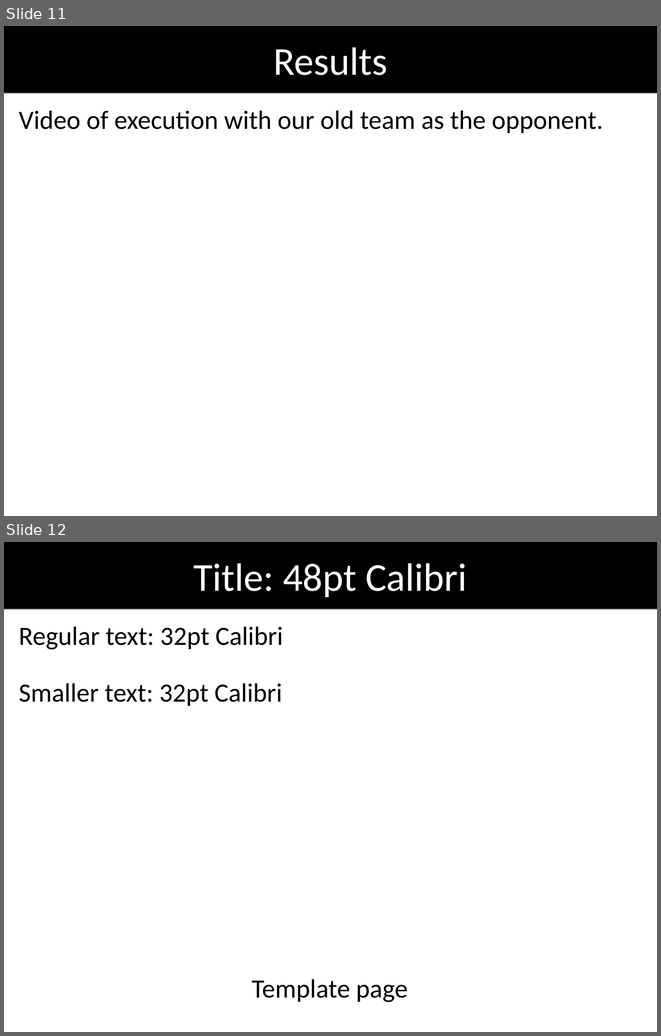
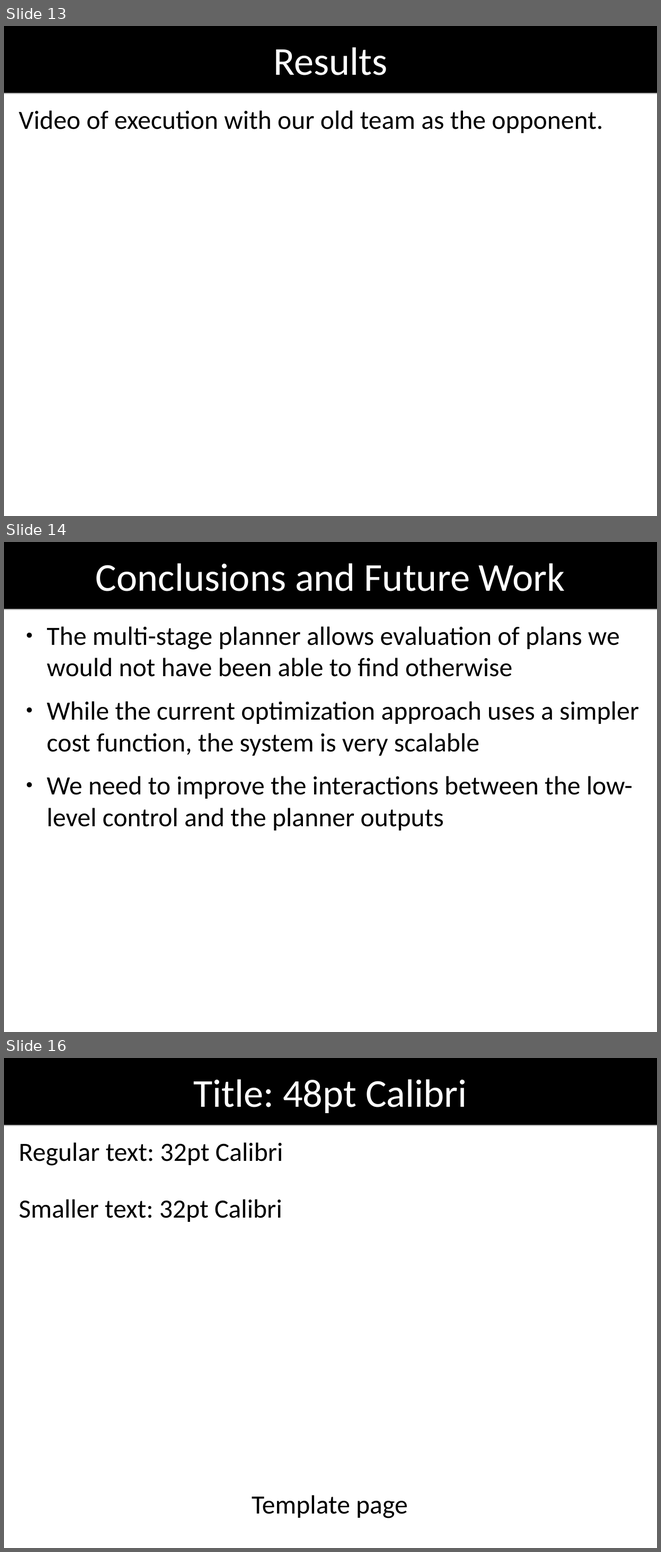
Before and after one commit to oarslan3/gt-cs-rip-projects, a slide deck: final/finalPresentation.odp. Shown one above the other, each under a label of ours: slides 11 and 12 before the commit, slides 13, 14 and 16 after it; the slides between them are not shown. The pictures are 661x1036 and 661x1552 pixels, drawn with LibreOffice and Linux fonts; fonts in the diff are those of the drawing. Boxes give left, top, right and bottom in pixels: in the first picture for what was removed or moved away, otherwise in the second. Text is boxed around its words. In the diff, an @@ line names an element or a change of style, - is before the commit and + after.

```diff
--- a/final/finalPresentation.odp
+++ b/final/finalPresentation.odp
@@ slide 14 added at box(4, 542, 657, 1032), background #FFFFFF @@
@@ title added at box(4, 542, 657, 608), fill #000000, 48 pt, text #FFFFFF @@
+Conclusions and Future Work
@@ text added at box(47, 626, 639, 830), 32 pt, text #000000 @@
+● The multi-stage planner allows evaluation of plans we would not have been able to find otherwise
+● While the current optimization approach uses a simpler cost function, the system is very scalable
+● We need to improve the interactions between the low-level control and the planner outputs
@@ what was slide 11 is now slide 13 @@
@@ what was slide 12 is now slide 16 @@
```
Also in this commit, not shown: 6 slides changed, 5 other slides added, 2 slides removed, 4 other files.
